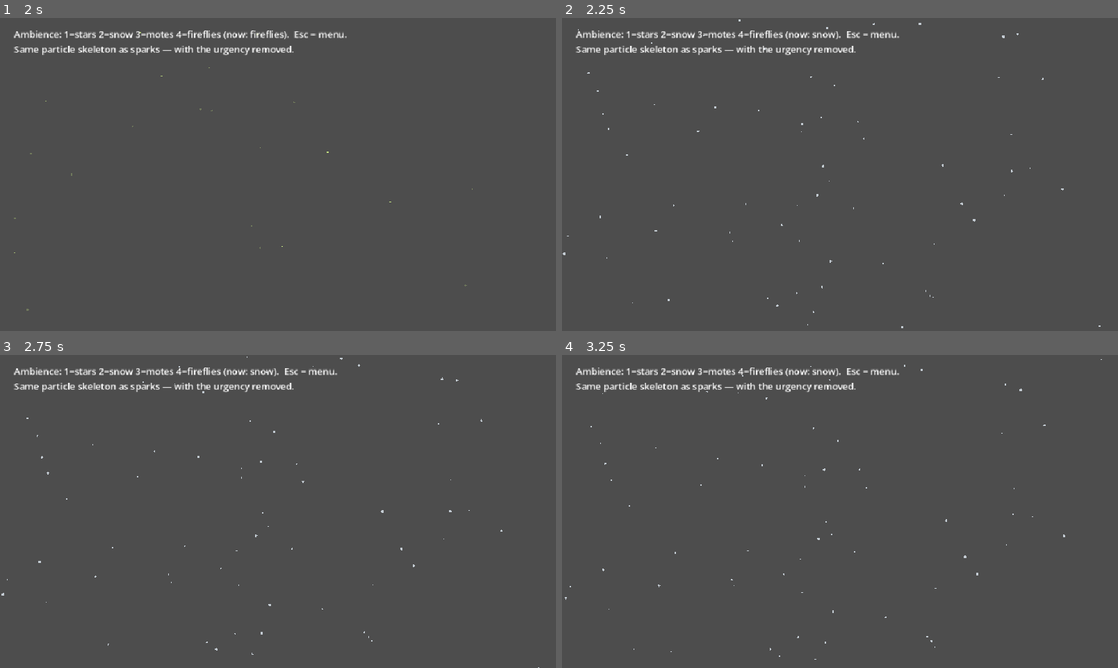
Above: before the commit, frames 1-4 (two rows, left to right).
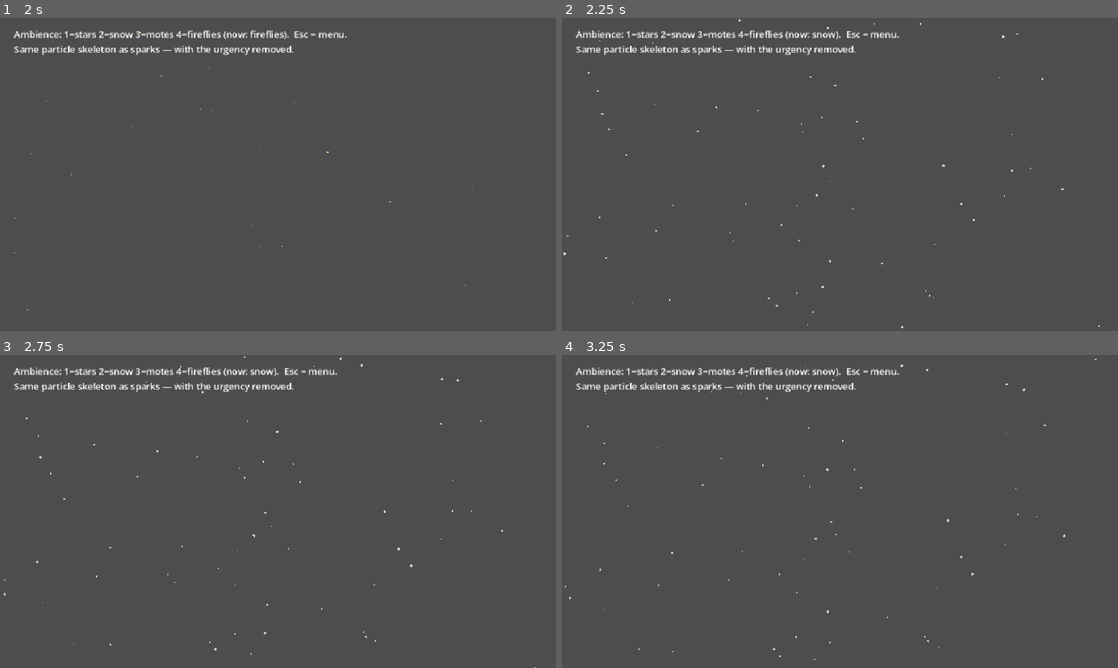
Above: after the commit, the same moments.

Repository: esorhizome/sparks-and-sprites
Game: Godot game, scene res://scenes/starfield.tscn
The game is run twice, just before and just after one commit, with the same random seed, the same clock (stepped at 60 frames per second) and the same inputs. This scene is started directly instead of the project's main scene.
Inputs (mouse positions are in pixels of both pictures, inside the frame that each line leads up to):
- Up to frame 1 (2 s): tap Enter at 0.5 s; move the mouse to (400, 158) at 0.52 s; hold Right 0.53-1.25 s; tap 4 at 0.6 s; click (400, 158) at 0.67 s; tap Space at 0.77, 1.07 s; drag from (166, 190) to (250, 237) at 1.27 s
- Up to frame 2 (2.25 s): tap Space at 2 s; move the mouse to (895, 105) at 2.02 s; hold Right from 2.03 s (still down); tap 2 at 2.1 s; click (895, 105) at 2.17 s
- Up to frame 3 (2.75 s): keep holding Right
- Up to frame 4 (3.25 s): release Right at 2.75 s; drag from (812, 574) to (673, 464) at 2.77 s

Frame 1 is identical in both runs. In frame 2, less than 0.1% of the frame differs, in the area x 0-97%, y 1-99%; in frame 3, 0.2%, in the area x 0-97%, y 0-100%; in frame 4, 0.2%.

Commit message:
Standalone demos: bodies that overshoot - comet head, cursor flinch, falling drops, snow
An audit of the chapter demos against the new Grass bar (a physical thing
shows follow-through and overshoot; a label's claim is what the code runs):

- trails-fragments (web + Godot): the comet head chased the pointer with a
  first-order lerp and could never overshoot. It is now a spring with drag,
  so a flick loops it back through its own trail; the Godot twin gets the
  same head instead of spawning at the raw mouse
- cursor-sparkle (web + Godot): "spring back to round" was a lerp (web) and
  a linear ramp (Godot); the flinch is now an under-damped spring that
  wobbles tall past round before it settles
- waterdrops.gd: drops fell at constant speed while their own splash had
  gravity; they now accelerate under the web demo's 700 px/s^2
- starfield.gd: snow flutters side to side on its own phase instead of
  falling dead straight; the web tweak line shows the same one-liner
- sparks.html: dead sparks leave the array instead of growing it forever

Co-Authored-By: Claude Fable 5.1 <noreply@anthropic.com>

Diff:
--- a/demos/godot/scenes/cursor_sparkle.gd
+++ b/demos/godot/scenes/cursor_sparkle.gd
@@ -7,7 +7,8 @@
 var companion := Vector2.ZERO
 var last_mouse := Vector2.ZERO
 var travelled := 0.0
-var squish := 0.0
+var squish := 0.0               # 1 = flinched flat, 0 = round
+var squish_v := 0.0             # the flinch is a SPRING: it overshoots past round into a tall wobble, then settles
 var sparkles: Array = []        # untyped: filter() hands back a plain Array
 var rings: Array = []
 
@@ -43,7 +44,8 @@
 		r.r += 160.0 * delta
 		r.a -= 2.2 * delta
 	rings = rings.filter(func(r): return r.a > 0.0)
-	squish = maxf(0.0, squish - delta * 3.0)
+	squish_v += (-squish * 380.0 - squish_v * 14.0) * delta   # spring back to round — under-damped, so it wobbles through
+	squish += squish_v * delta
 	queue_redraw()
 
 func _draw() -> void:
--- a/demos/godot/scenes/starfield.gd
+++ b/demos/godot/scenes/starfield.gd
@@ -42,8 +42,10 @@
 	var p: Dictionary = PRESETS[preset]
 	for s in field:
 		s.pos += p.drift * s.wander * delta
-		if preset == "fireflies":         # fireflies wander; snow just falls
+		if preset == "fireflies":         # fireflies wander
 			s.pos += Vector2(sin(t * s.wander + s.ph), cos(t * 0.7 + s.ph)) * 12.0 * delta
+		elif preset == "snow":            # a flake rides the air: it flutters side to side on its own phase as it falls
+			s.pos.x += sin(t * 1.4 * s.wander + s.ph) * 9.0 * delta
 		s.pos.x = fposmod(s.pos.x, size.x)
 		s.pos.y = fposmod(s.pos.y, size.y)
 	queue_redraw()
--- a/demos/godot/scenes/trails_fragments.gd
+++ b/demos/godot/scenes/trails_fragments.gd
@@ -2,6 +2,8 @@
 ## FRAGMENTED TRAILS — a comet of pieces, spawned BY DISTANCE MOVED.
 ## The web demo's whole secret: fragments are born only while the pointer
 ## travels (Unity calls this Rate over Distance; Niagara, spawn-per-unit).
+## The head has MASS: a spring pulls it toward the mouse and only drag slows
+## it, so a flick makes it overshoot and loop back through its own trail.
 ## Keys 1–4 change the fragment costume: ember, star, drop, sparkle.
 ## Move the mouse. Esc = menu. Chapter 06 (and chapter 12, as a cursor trail).
 
@@ -9,6 +11,8 @@
 const STYLES := ["ember", "star", "drop", "sparkle"]
 
 var style := "ember"
+var head := Vector2.ZERO        # the comet head, chasing the mouse on a spring
+var head_v := Vector2.ZERO
 var last_pos := Vector2.ZERO
 var travelled := 0.0
 var frags: Array = []           # untyped: filter() hands back a plain Array
@@ -19,13 +23,17 @@
 	info.position = Vector2(24, 16)
 	add_child(info)
 	_caption()
-	last_pos = get_global_mouse_position()
+	head = get_global_mouse_position()
+	last_pos = head
 
 func _caption() -> void:
-	info.text = "Fragmented trails: move the mouse. 1=ember 2=star 3=drop 4=sparkle.  Esc = menu.\nFragments spawn per pixel MOVED, not per second — that's the responsive feel."
+	info.text = "Fragmented trails: move the mouse. 1=ember 2=star 3=drop 4=sparkle.  Esc = menu.\nFragments spawn per pixel MOVED, not per second — and the head is a spring, so a flick overshoots and loops back."
 
 func _process(delta: float) -> void:
-	var pos := get_global_mouse_position()
+	var mouse := get_global_mouse_position()
+	head_v += ((mouse - head) * 60.0 - head_v * 7.0) * delta   # a spring toward the mouse, under-damped: it overshoots
+	head += head_v * delta
+	var pos := head
 	travelled += pos.distance_to(last_pos)
 	while travelled > SPAWN_EVERY:          # one fragment per step of travel
 		travelled -= SPAWN_EVERY
--- a/demos/godot/scenes/waterdrops.gd
+++ b/demos/godot/scenes/waterdrops.gd
@@ -4,6 +4,8 @@
 ## and a ripple ring (an expanding ellipse). That hand-off is the whole
 ## lesson — Unity calls it Sub Emitters, Niagara calls it event handlers.
 ## Click to add rain. Esc = menu. Chapter 06.
+
+const GRAVITY := 700.0          # px/s², the web demo's number
 
 var drops: Array = []           # untyped: filter() hands back a plain Array
 var splashes: Array = []
@@ -24,9 +26,10 @@
 	spawn_timer -= delta
 	rain_boost = maxf(0.0, rain_boost - delta * 0.5)
 	if spawn_timer <= 0.0:
-		drops.append({ "pos": Vector2(randf_range(0, w), -8.0), "vel": randf_range(260, 380) })
+		drops.append({ "pos": Vector2(randf_range(0, w), -8.0), "vel": randf_range(60, 160) })
 		spawn_timer = randf_range(0.08, 0.3) * (1.0 - rain_boost * 0.85)
 	for d in drops:
+		d.vel += GRAVITY * delta                # a drop falls: it gathers speed, same as the splash it will spawn
 		d.pos.y += d.vel * delta
 		if d.pos.y >= water_y:               # the death — and the two births
 			for i in 5:
@@ -40,7 +43,7 @@
 	drops = drops.filter(func(d): return d.pos.y > -1e5)
 	for s in splashes:
 		s.pos += s.vel * delta
-		s.vel.y += 340.0 * delta
+		s.vel.y += GRAVITY * delta
 		s.life -= delta * 1.4
 	splashes = splashes.filter(func(s): return s.life > 0.0)
 	for r in ripples:
Not shown, changed: docs/cursor-sparkle.html
Not shown, changed: docs/sparks.html
Not shown, changed: docs/starfield.html
Not shown, changed: docs/trails-fragments.html
